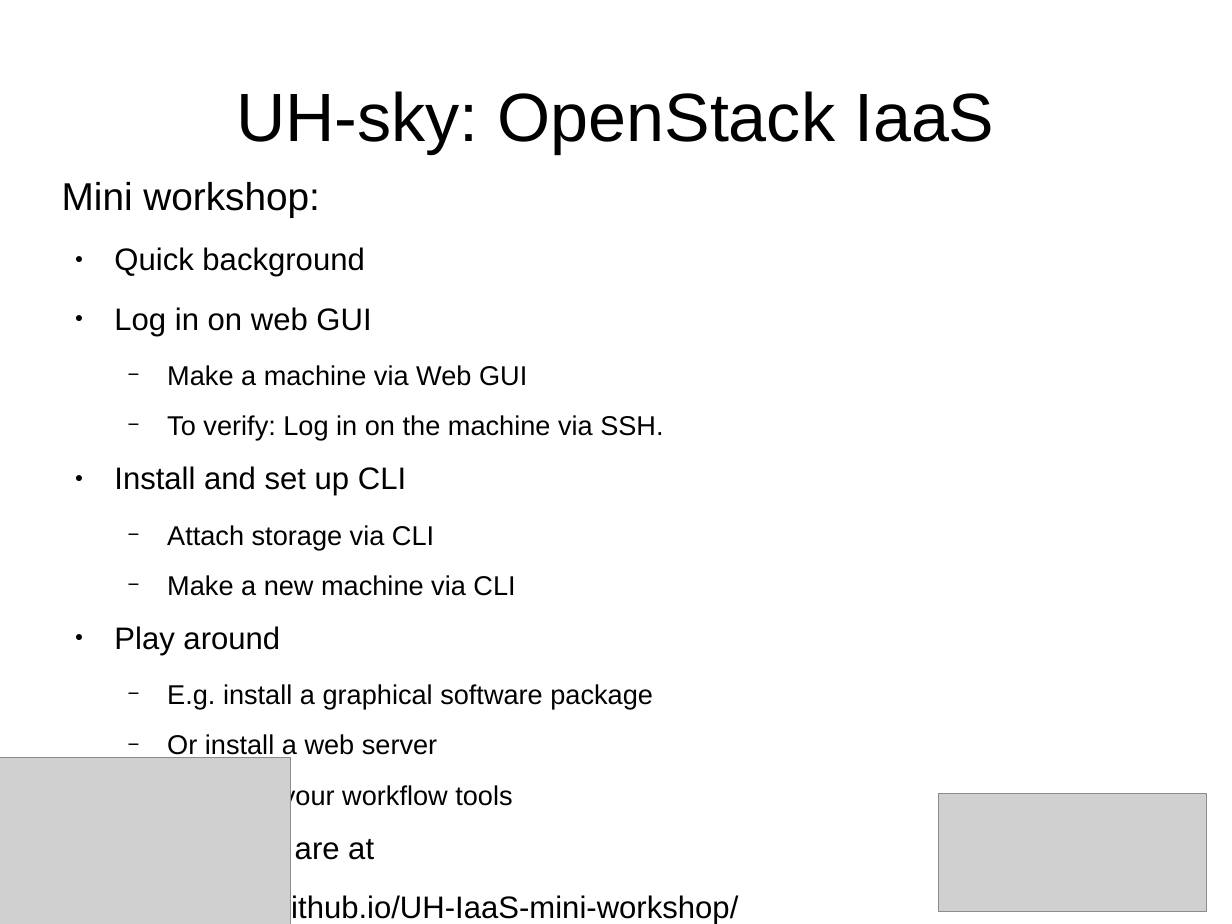
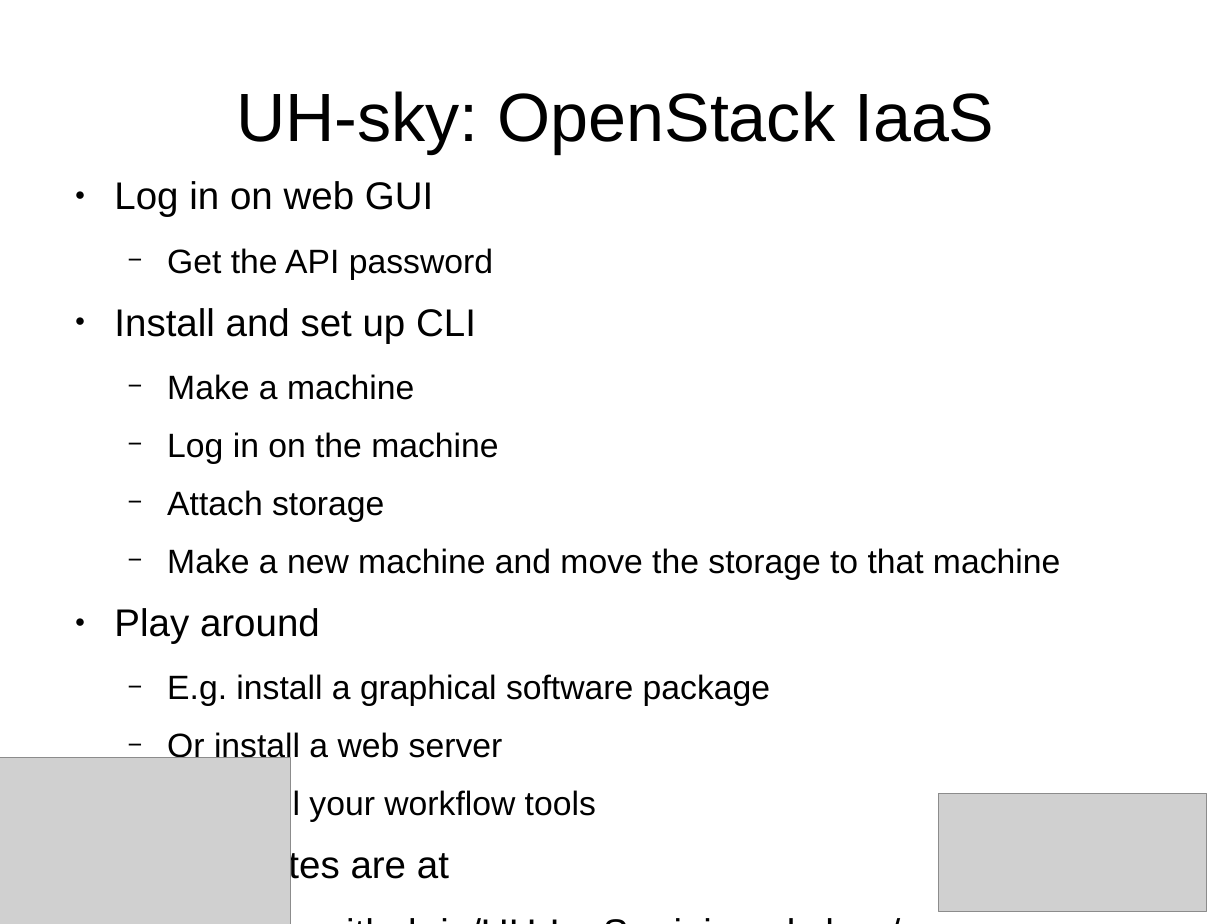
Before and after one commit to arnsteio/UH-IaaS-mini-workshop, a slide deck: slide 7 of UH-sky_IaaS-MiniWorkshop.odp (slide 6 before the commit). Drawn at 1232x924 pixels with LibreOffice and Linux fonts; fonts in the diff are those of the drawing; grey boxes stand for pictures. Boxes give left, top, right and bottom in pixels: in the first picture for what was removed or moved away, otherwise in the second. Text is boxed around its words. In the diff, an @@ line names an element or a change of style, - is before the commit and + after.

Commit message:
Rewrote lesson to be CLI-first Also, added suppliers in presentation - Numerous small edits wrt CLI and GUI

```diff
--- a/UH-sky_IaaS-MiniWorkshop.odp
+++ b/UH-sky_IaaS-MiniWorkshop.odp
@@ text at bbox=[62, 182, 364, 277]: paragraphs removed @@
-Mini workshop:
-● Quick background
@@ text at bbox=[114, 181, 770, 886]: size 20 to 24.8 pt in "Log in on web GUI", "Install and set up CLI", "Play around", "My lesson notes are at" and 1 more places; size 17.5 to 21.7 pt in "E.g. install a graphical software package", "Or install a web server", "Or install your workflow tools" @@
@@ text at bbox=[167, 248, 493, 280]: text changed; size 17.5 to 21.7 pt @@
-  − Make a machine via Web GUI
-  − To verify: Log in on the machine via SSH.
+  − Get the API password
@@ text at bbox=[167, 374, 1060, 580]: text changed; size 17.5 to 21.7 pt @@
-  − Attach storage via CLI
-  − Make a new machine via CLI
+  − Make a machine
+  − Log in on the machine
+  − Attach storage
+  − Make a new machine and move the storage to that machine
```
Also in this commit, not shown: 1 other slide changed, 1 slide added, 7 other files.
